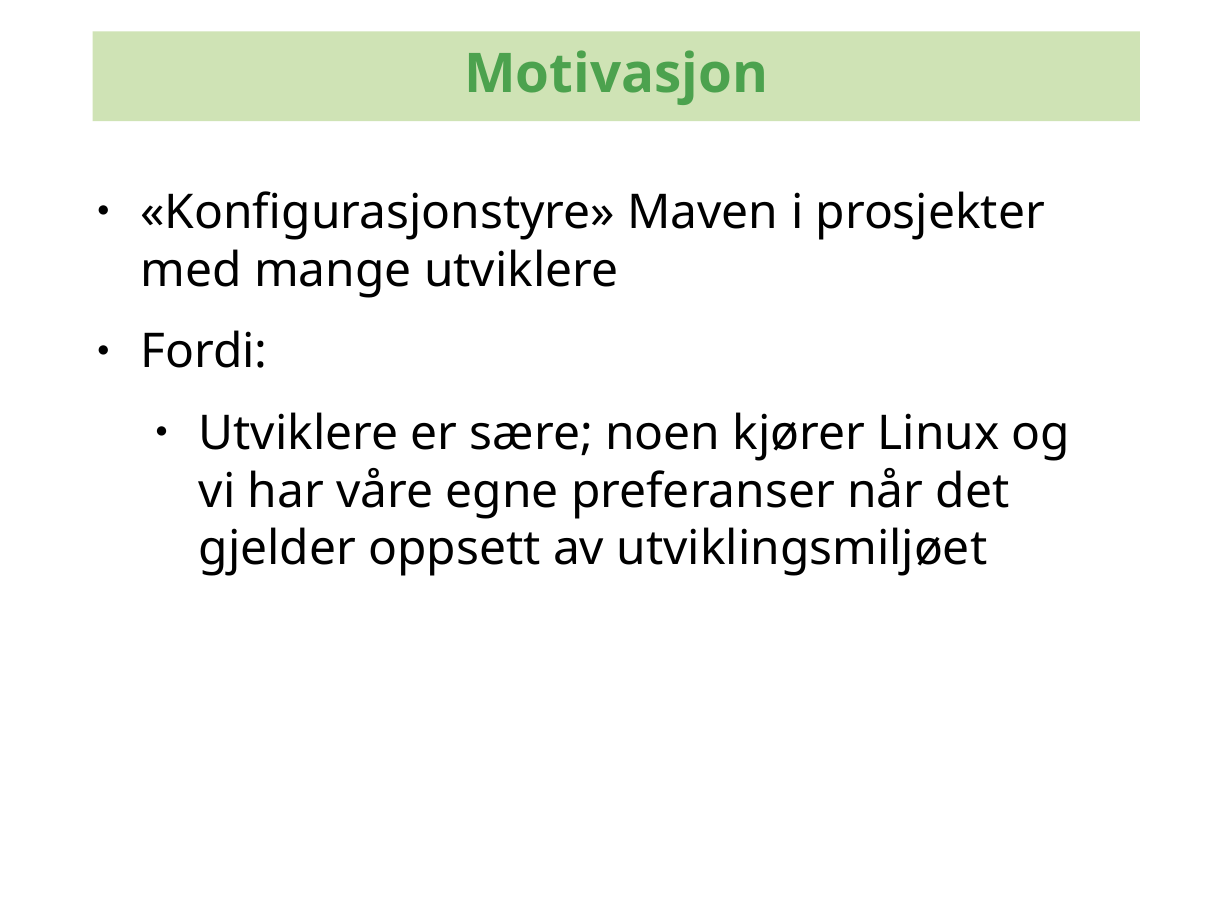
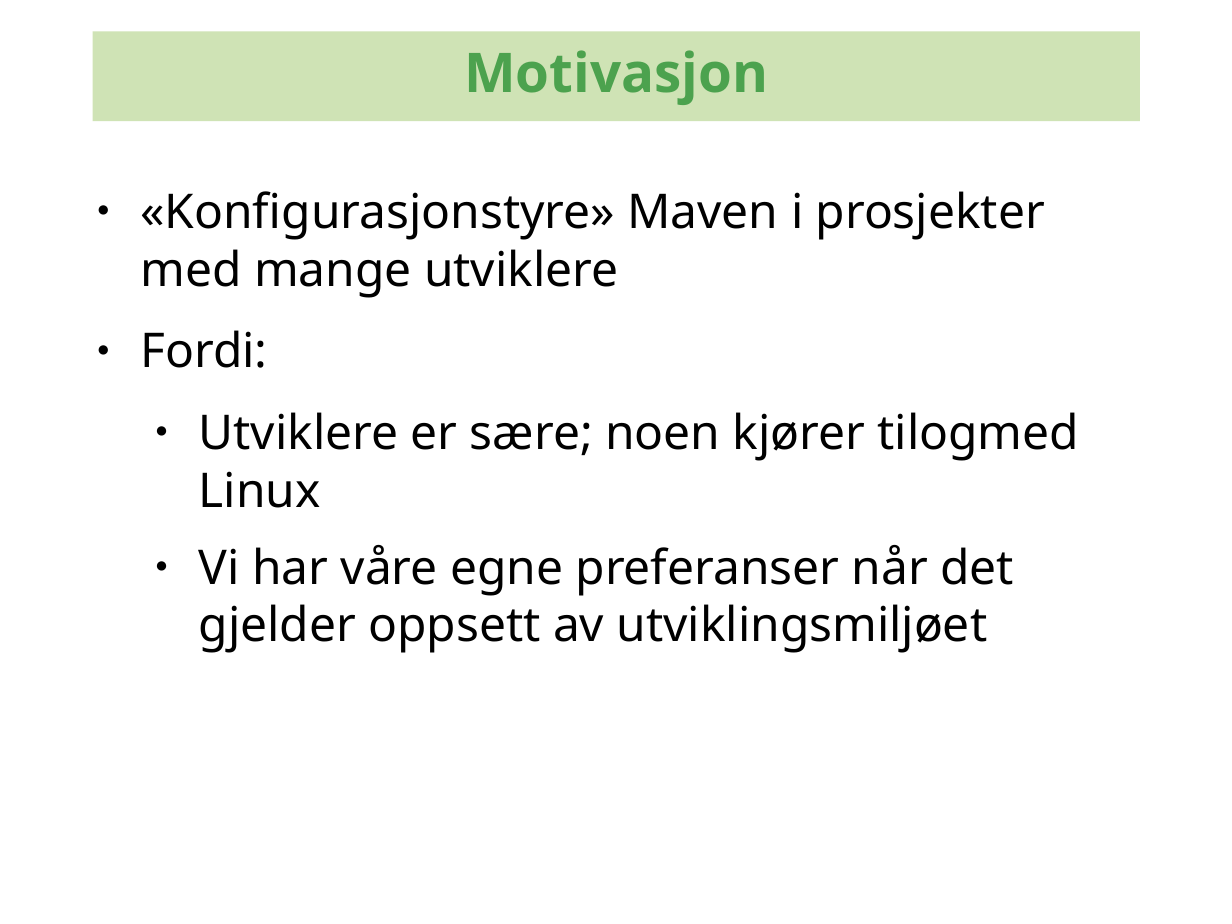
Before and after one commit to kenglxn/seam-maven-refimpl, a slide deck: slide 3 of sandbox/loo/gmaven-lynforedrag/gmaven-lynforedrag.odp. Drawn at 1232x924 pixels with LibreOffice and Linux fonts; fonts in the diff are those of the drawing; background and template pictures are left out. Boxes give left, top, right and bottom in pixels: in the first picture for what was removed or moved away, otherwise in the second. Text is boxed around its words. In the diff, an @@ line names an element or a change of style, - is before the commit and + after.

```diff
--- a/sandbox/loo/gmaven-lynforedrag/gmaven-lynforedrag.odp
+++ b/sandbox/loo/gmaven-lynforedrag/gmaven-lynforedrag.odp
@@ text at <box>199,412,1079,653</box>: text changed @@
-  ● Utviklere er sære; noen kjører Linux og vi har våre egne preferanser når det gjelder oppsett av utviklingsmiljøet
+  ● Utviklere er sære; noen kjører tilogmed Linux
+  ● Vi har våre egne preferanser når det gjelder oppsett av utviklingsmiljøet
```
Also in this commit, not shown: 1 other slide changed, 1 other file.
